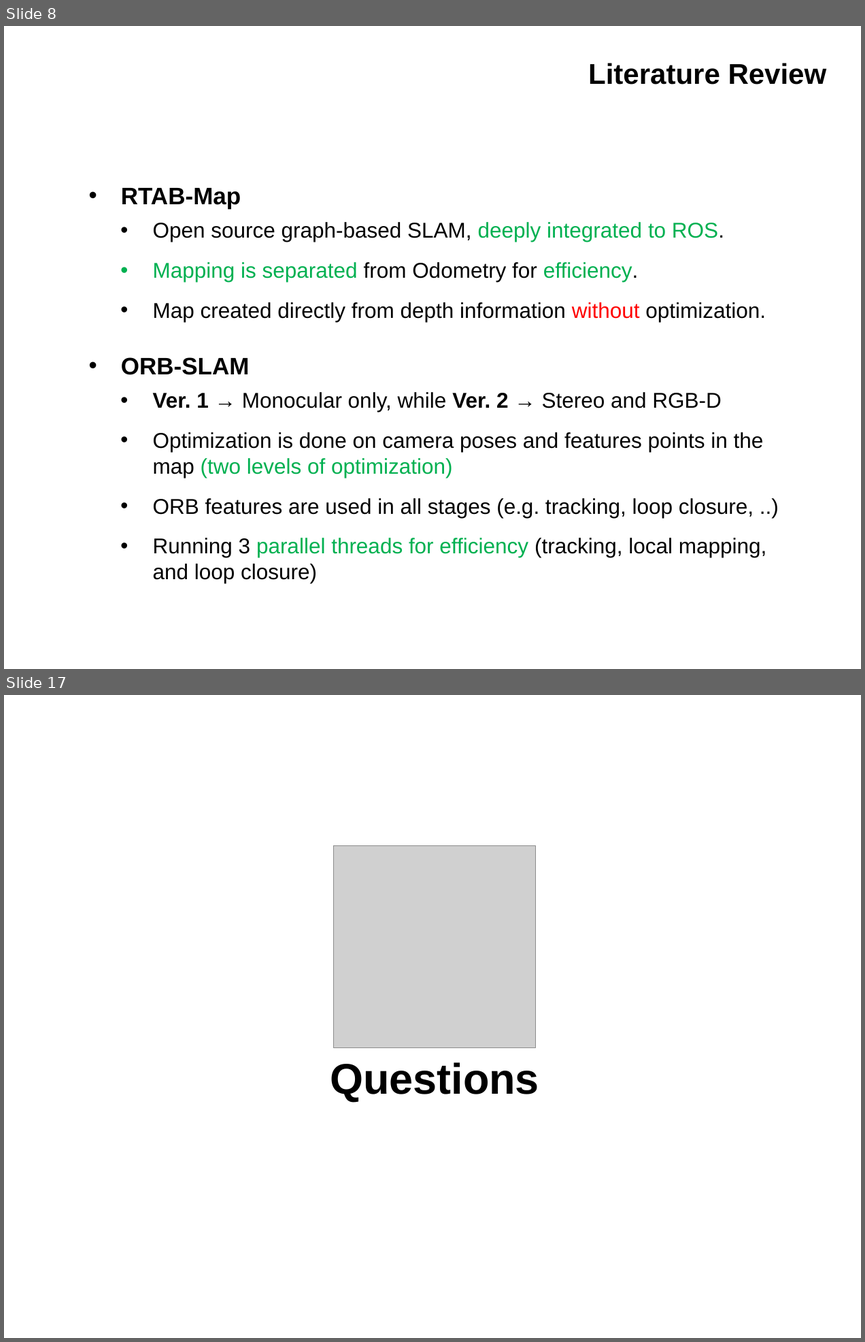
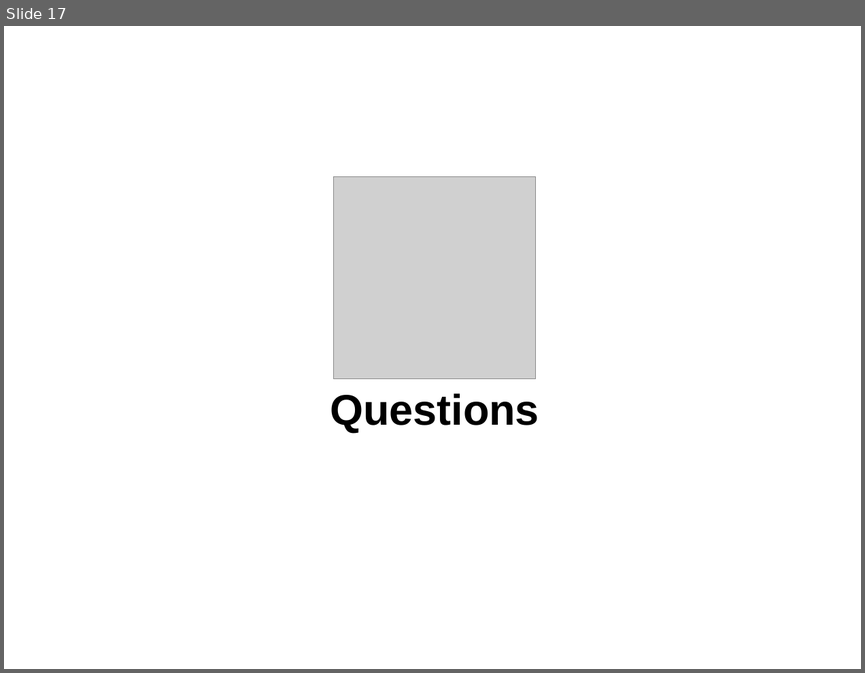
Before and after one commit to IslamAAli/ORBSLAM_RTABmap, a slide deck: Presentation_2/CMPUT631-ProjectProgress-V0P1.pptx. Shown one above the other, each under a label of ours: slides 8 and 17 before the commit, slide 17 after it; the slides between them are not shown. The pictures are 865x1342 and 865x673 pixels, drawn with LibreOffice and Linux fonts; fonts in the diff are those of the drawing; grey boxes stand for pictures; background and template pictures are left out. Boxes give left, top, right and bottom in pixels: in the first picture for what was removed or moved away, otherwise in the second. Text is boxed around its words. In the diff, an @@ line names an element or a change of style, - is before the commit and + after.

```diff
--- a/Presentation_2/CMPUT631-ProjectProgress-V0P1.pptx
+++ b/Presentation_2/CMPUT631-ProjectProgress-V0P1.pptx
@@ slide 8 removed at [4,26,861,669], background #FFFFFF @@
@@ title removed at [588,63,827,84] @@
-Literature Review
@@ text removed at [121,188,767,583] @@
-• RTAB-Map
-  • Open source graph-based SLAM, deeply integrated to ROS.
-  • Mapping is separated from Odometry for efficiency.
-  • Map created directly from depth information without optimization.
-• ORB-SLAM
-  • Ver. 1 → Monocular only, while Ver. 2 → Stereo and RGB-D
-  • Optimization is done on camera poses and features points in the map (two levels of optimization)
-  • ORB features are used in all stages (e.g. tracking, loop closure, ..)
-  • Running 3 parallel threads for efficiency (tracking, local mapping, and loop closure)
```
Also in this commit, not shown: 3 slides changed, 13 slides added, 12 other slides removed.
